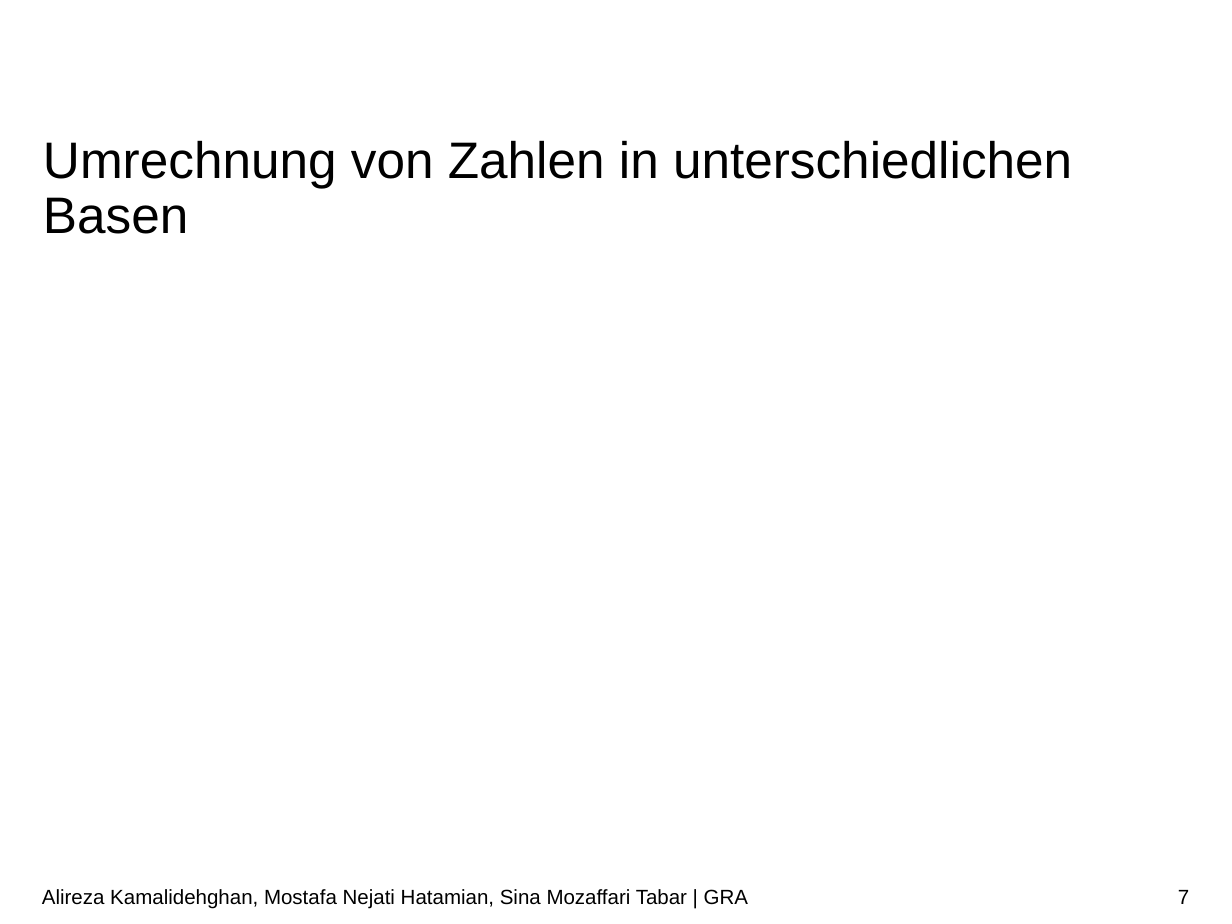
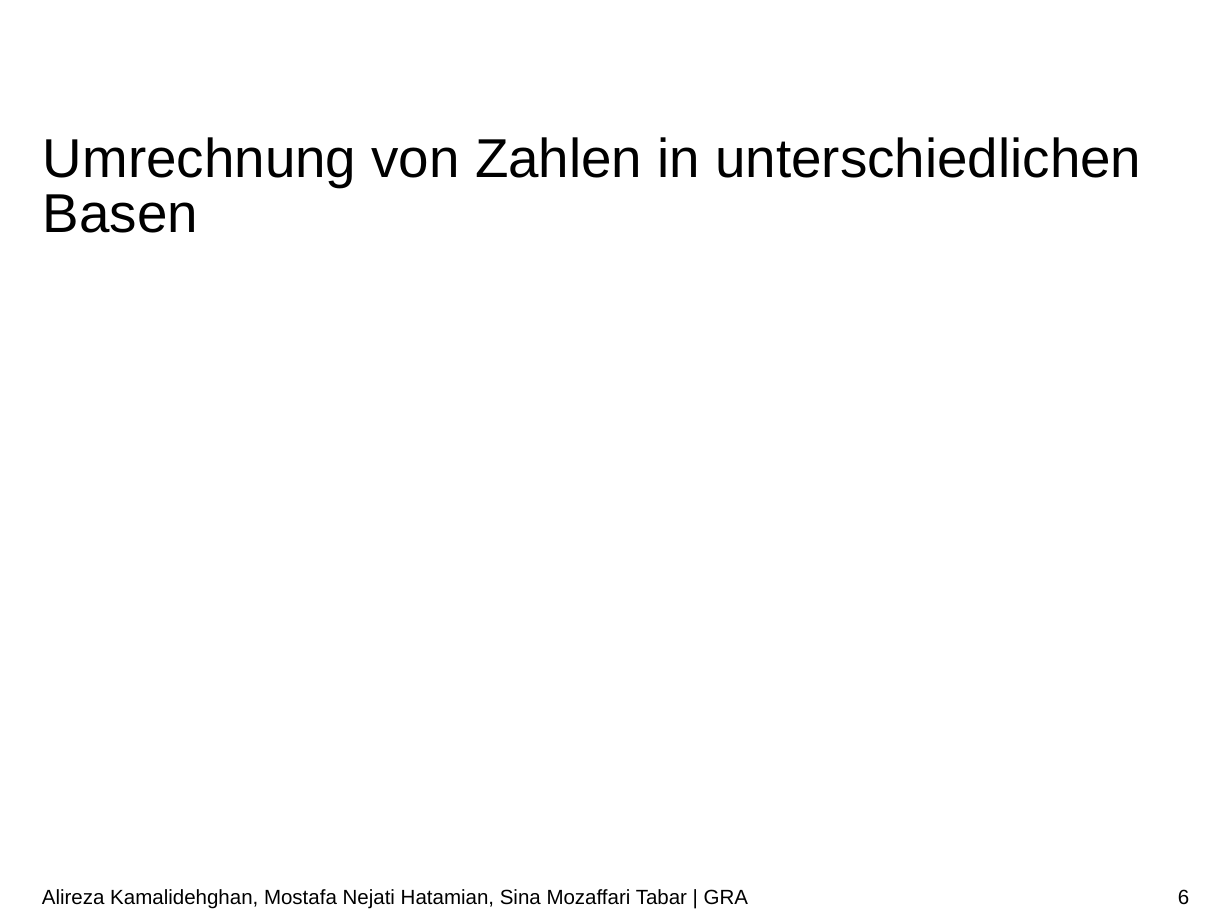
Before and after one commit to ARKamaliD/bm1pi-conversion, a slide deck: slide 6 of Vortrag/Vortrag.pptx (slide 7 before the commit). Drawn at 1232x924 pixels with LibreOffice and Linux fonts; fonts in the diff are those of the drawing; grey boxes stand for pictures; background and template pictures are left out. Boxes give left, top, right and bottom in pixels: in the first picture for what was removed or moved away, otherwise in the second. Text is boxed around its words. In the diff, an @@ line names an element or a change of style, - is before the commit and + after.

```diff
--- a/Vortrag/Vortrag.pptx
+++ b/Vortrag/Vortrag.pptx
@@ title "Umrechnung von Zahlen in unterschiedlichen ..." at bbox=[43, 137, 1141, 233]: size 30 to 32 pt @@
@@ page number at bbox=[1178, 889, 1189, 905]: text changed @@
-7
+6
```
Also in this commit, not shown: 7 other slides changed, 4 slides added, 2 slides removed.
